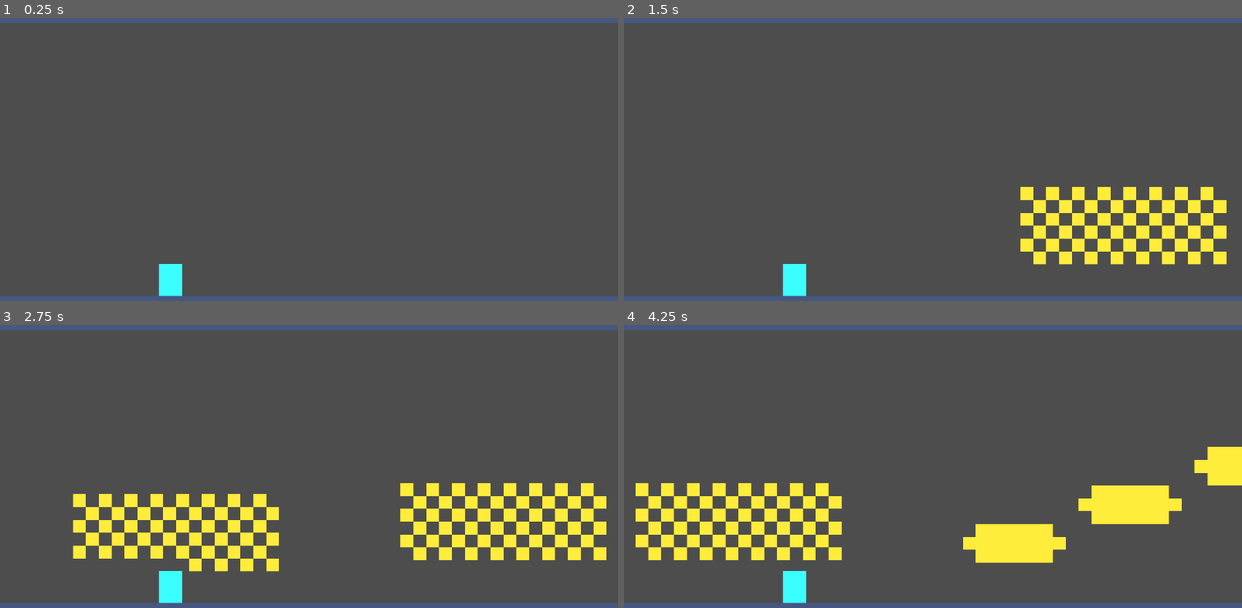
Above: before the commit, frames 1-4 (two rows, left to right).
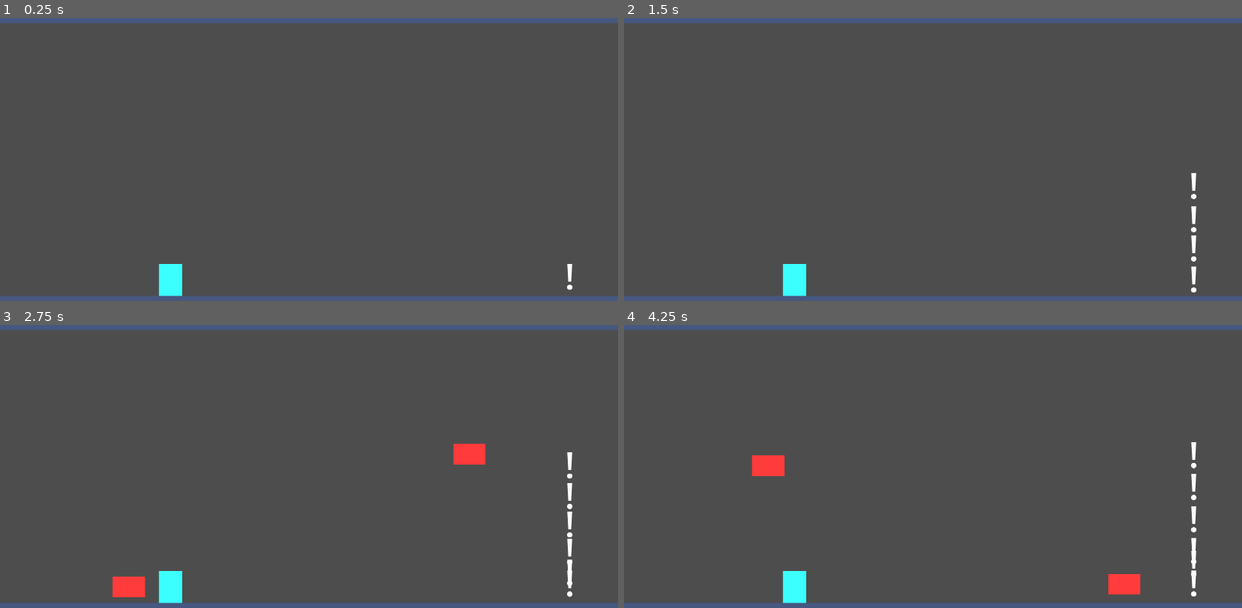
Above: after the commit, the same moments.

Repository: aburak621/jetride
Game: Godot game, scene res://scenes/game.tscn
The game is run twice, just before and just after one commit, with the same random seed, the same clock (stepped at 60 frames per second) and the same inputs.
Inputs:
- Up to frame 1 (0.25 s): no input
- Up to frame 2 (1.5 s): tap Enter at 0.5 s; tap Space (jump) at 0.77 s
- Up to frame 3 (2.75 s): tap Space (jump) at 1.52 s
- Up to frame 4 (4.25 s): tap Space (jump) at 3.02, 3.77 s

The runs differ from the first frame. In frame 1, less than 0.1% of the frame differs, in the area x 91-93%, y 86-97%; in frame 2, 5.0%; in frame 3, 10%; in frame 4, 11%, in the area x 1-100%, y 41-96%.

Commit message:
Add rocket spawning

Diff:
--- a/project.godot
+++ b/project.godot
@@ -35,6 +35,7 @@
 level=""
 obstacle=""
 coin=""
+player=""
 
 [input]
 
--- a/scenes/game.tscn
+++ b/scenes/game.tscn
@@ -57,7 +57,7 @@
 
 [node name="Level" type="Node2D" parent="." unique_id=790338961 groups=["level"]]
 
-[node name="Player" parent="Level" unique_id=851363322 instance=ExtResource("1_uwrxv")]
+[node name="Player" parent="Level" unique_id=851363322 groups=["player"] instance=ExtResource("1_uwrxv")]
 position = Vector2(530, 949)
 
 [node name="Ceiling" type="StaticBody2D" parent="Level" unique_id=676607325]
--- a/scenes/rocket.tscn
+++ b/scenes/rocket.tscn
@@ -3,9 +3,10 @@
 [ext_resource type="Script" uid="uid://c8ygkqpg1sjuu" path="res://scripts/rocket.gd" id="1_3341w"]
 
 [sub_resource type="CircleShape2D" id="CircleShape2D_00dr1"]
-radius = 36.0
+radius = 32.0
 
-[node name="Rocket" type="Area2D" unique_id=269968630]
+[node name="Rocket" type="Area2D" unique_id=269968630 groups=["obstacle"]]
+collision_layer = 4
 script = ExtResource("1_3341w")
 
 [node name="ColorRect" type="ColorRect" parent="." unique_id=1808052849]
@@ -14,10 +15,10 @@
 anchor_top = 0.5
 anchor_right = 0.5
 anchor_bottom = 0.5
-offset_left = -36.0
-offset_top = -36.0
-offset_right = 36.0
-offset_bottom = 36.0
+offset_left = -50.0
+offset_top = -32.0
+offset_right = 50.0
+offset_bottom = 32.0
 grow_horizontal = 2
 grow_vertical = 2
 color = Color(1, 0.23000002, 0.23000002, 1)
--- /dev/null
+++ b/scenes/rocket_warning.tscn
@@ -0,0 +1,29 @@
+[gd_scene format=3 uid="uid://kg8ik52anvpi"]
+
+[ext_resource type="Script" uid="uid://c2enxoht1faw2" path="res://scripts/rocket_warning.gd" id="1_ql1be"]
+
+[sub_resource type="CircleShape2D" id="CircleShape2D_ql1be"]
+radius = 50.0
+
+[node name="RocketWarning" type="CharacterBody2D" unique_id=1525971597]
+script = ExtResource("1_ql1be")
+
+[node name="CollisionShape2D" type="CollisionShape2D" parent="." unique_id=1060737199]
+shape = SubResource("CircleShape2D_ql1be")
+
+[node name="Label" type="Label" parent="." unique_id=432825031]
+anchors_preset = 8
+anchor_left = 0.5
+anchor_top = 0.5
+anchor_right = 0.5
+anchor_bottom = 0.5
+offset_left = -20.0
+offset_top = -80.0
+offset_right = 20.0
+offset_bottom = 71.0
+grow_horizontal = 2
+grow_vertical = 2
+theme_override_font_sizes/font_size = 110
+text = "!"
+horizontal_alignment = 1
+vertical_alignment = 1
--- a/scripts/obstacle_manager.gd
+++ b/scripts/obstacle_manager.gd
@@ -4,10 +4,13 @@
 @export var coin_scenes: Array[PackedScene]
 
 @onready var game: Game = get_tree().get_first_node_in_group("game")
+@onready var player: Player = get_tree().get_first_node_in_group("player")
 @onready var initial_game_speed: float = game.game_speed
 
 const zapper_scene: PackedScene = preload("uid://d0o5g2dq2syid")
 const chunk_scene: PackedScene = preload("uid://e2w3n5bk75je")
+const rocket_warning_scene: PackedScene = preload("uid://kg8ik52anvpi")
+const rocket_scene: PackedScene = preload("uid://b6kibjr7qb5gl")
 var spacing: float
 
 
@@ -44,6 +47,21 @@
 	chunk.set_chunk_width(spawn_point.x)
 
 
+func spawn_rocket_warnings(count: int) -> void:
+	for i in count:
+		var rocket_warning := rocket_warning_scene.instantiate() as RocketWarning
+		rocket_warning.global_position = Vector2(1770, player.global_position.y + sign(575 - player.global_position.y) * 11)
+		get_parent().add_child(rocket_warning)
+		rocket_warning.timeout.connect(spawn_rocket)
+		await get_tree().create_timer(0.38).timeout # TODO: Might randomize rocket spawn intervals.
+
+
+func spawn_rocket(y_position: float) -> void:
+	var rocket := rocket_scene.instantiate() as Rocket
+	rocket.global_position.y = y_position
+	rocket.global_position.x = global_position.x
+	get_parent().add_child(rocket)
+
 
 func generate_new_spacing() -> void:
 	spacing = (
@@ -58,4 +76,6 @@
 	add_child(chunk)
 	chunk.global_position.y = global_position.y
 	# spawn_zappers(40, chunk)
-	spawn_coins(40, chunk)
+	# spawn_coins(40, chunk)
+	await get_tree().process_frame
+	spawn_rocket_warnings(40)
--- a/scripts/rocket.gd
+++ b/scripts/rocket.gd
@@ -1,7 +1,20 @@
 class_name Rocket extends Area2D
 
-signal exploded()
+signal exploded
+
+var speed: float = 2886
+
+
+func _ready() -> void:
+	area_entered.connect(
+		func() -> void:
+			exploded.emit()
+			queue_free()
+	)
 
 
 func _physics_process(delta: float) -> void:
-	pass
+	global_position.x -= speed * delta
+
+	if global_position.x < -960:
+		queue_free()
--- /dev/null
+++ b/scripts/rocket_warning.gd
@@ -0,0 +1,28 @@
+class_name RocketWarning extends CharacterBody2D
+
+signal timeout(y_position: float)
+
+@export var speed: float = 150
+
+@onready var player: Player = get_tree().get_first_node_in_group("player")
+
+var countdown: float = 2 # TODO: Add scaling by distance
+var timer: float = countdown
+
+
+func _ready() -> void:
+	global_position.x = 1770
+
+
+func _physics_process(delta: float) -> void:
+	timer -= delta
+	if timer <= 0:
+		timeout.emit(global_position.y)
+		queue_free()
+
+	var y_delta := player.global_position.y - global_position.y
+	if abs(y_delta) > 10:
+		velocity.y = sign(y_delta) * speed
+		move_and_slide()
+		global_position.x = 1770
+		global_position.y = clamp(global_position.y, 200, 950)
Not shown, added: scripts/rocket_warning.gd.uid
Not shown, changed: todo.md
